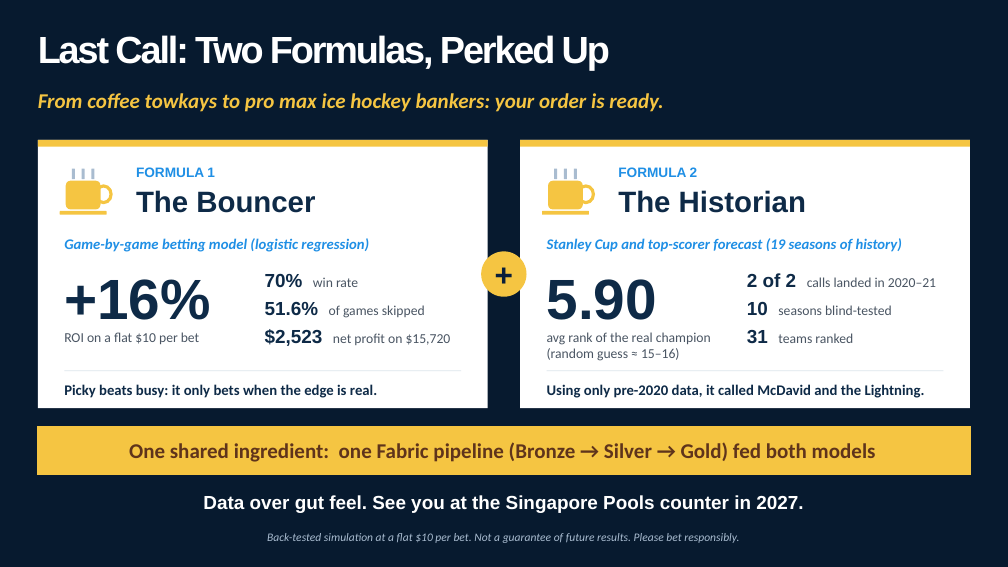
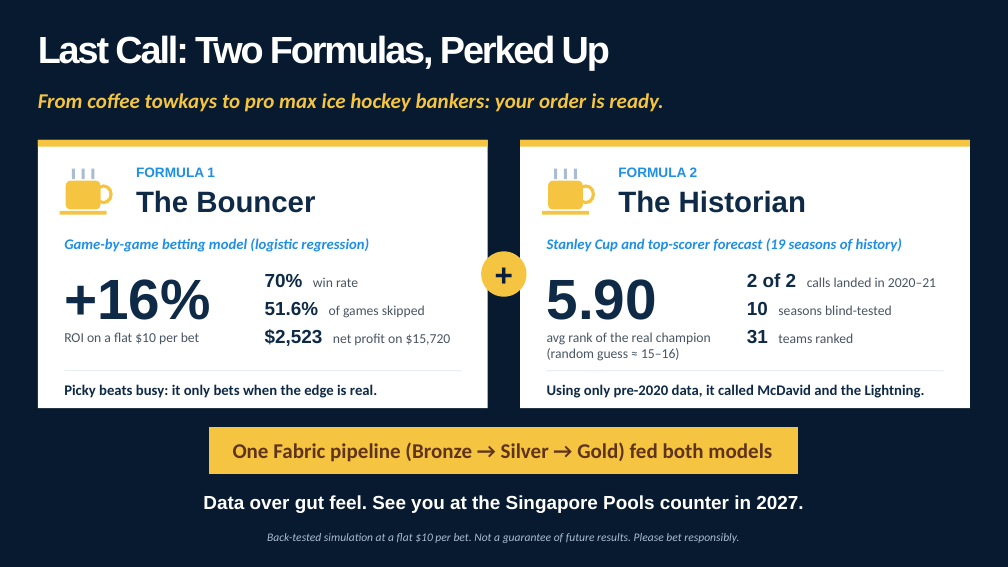
Before and after one commit to kwongheng/JDE10_final_project, a slide deck: slide 31 of docs/Final Project Presentation.pptx. Drawn at 1008x567 pixels with LibreOffice and Linux fonts; fonts in the diff are those of the drawing; background and template pictures are left out. Boxes give left, top, right and bottom in pixels: in the first picture for what was removed or moved away, otherwise in the second. Text is boxed around its words. In the diff, an @@ line names an element or a change of style, - is before the commit and + after.

```diff
--- a/docs/Final Project Presentation.pptx
+++ b/docs/Final Project Presentation.pptx
@@ rectangle resized from (x1=38, y1=427, x2=970, y2=474) to (x1=210, y1=428, x2=798, y2=473) @@
@@ text at (x1=233, y1=442, x2=772, y2=462): text changed @@
-One shared ingredient: one Fabric pipeline (Bronze → Silver → Gold) fed both models
+One Fabric pipeline (Bronze → Silver → Gold) fed both models
```
Also in this commit, not shown: 23 other slides changed, 5 slides added, 12 slides removed.
